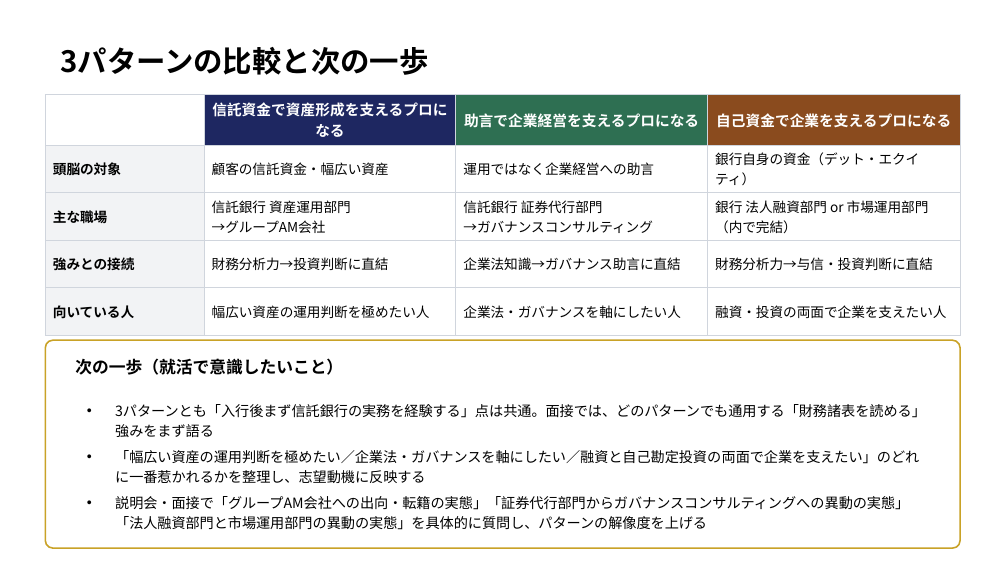
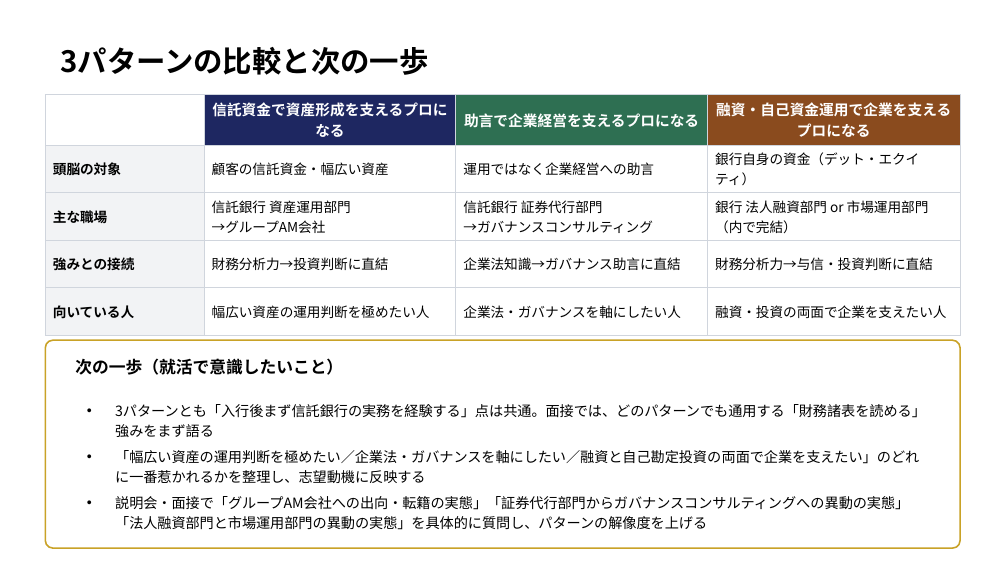
Before and after one commit to nasukazunori/NasuVault2, a slide deck: slide 8 of 信吾/銀行研究/添付ファイル/信託銀行キャリア形成モデル.pptx. Drawn at 1008x567 pixels with LibreOffice and Linux fonts; fonts in the diff are those of the drawing. Boxes give left, top, right and bottom in pixels: in the first picture for what was removed or moved away, otherwise in the second. Text is boxed around its words. In the diff, an @@ line names an element or a change of style, - is before the commit and + after.

```diff
--- a/信吾/銀行研究/添付ファイル/信託銀行キャリア形成モデル.pptx
+++ b/信吾/銀行研究/添付ファイル/信託銀行キャリア形成モデル.pptx
@@ table at (45, 95, 960, 333) @@
-row 1, column 4: 自己資金で企業を支えるプロになる
+row 1, column 4: 融資・自己資金運用で企業を支えるプロになる
```
Also in this commit, not shown: 4 other slides changed, 1 other file.
